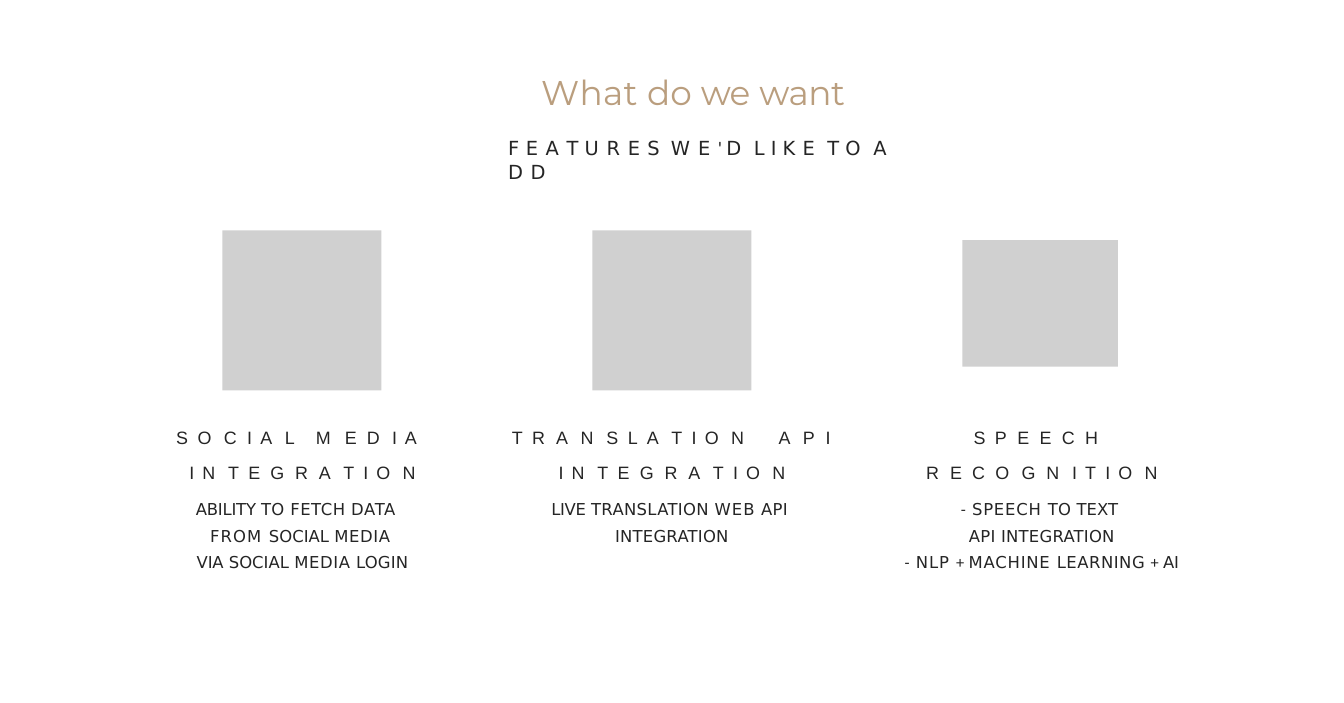
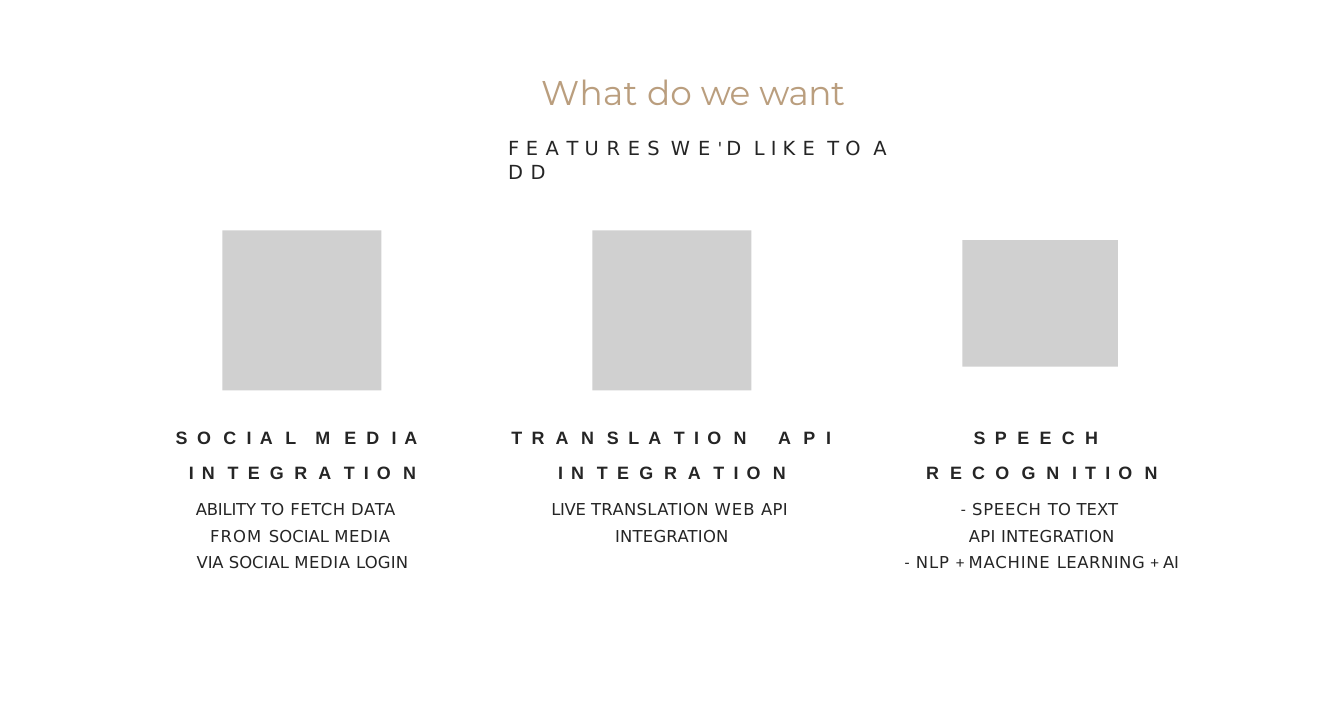
Before and after one commit to ved2pac/ved2pac.github.io, a slide deck: slide 10 of evonik.pptx. Drawn at 1344x703 pixels with LibreOffice and Linux fonts; fonts in the diff are those of the drawing; grey boxes stand for pictures. Boxes give left, top, right and bottom in pixels: in the first picture for what was removed or moved away, otherwise in the second. Text is boxed around its words. In the diff, an @@ line names an element or a change of style, - is before the commit and + after.

```diff
--- a/evonik.pptx
+++ b/evonik.pptx
@@ table at [168, 428, 1185, 575] @@
@@ bold on in "S O C I A L M ...", "I N T E G R A ...", "T R A N S L A ...", "I N T E G R A ..." and 2 more places @@
```
Also in this commit, not shown: 6 other slides changed.
